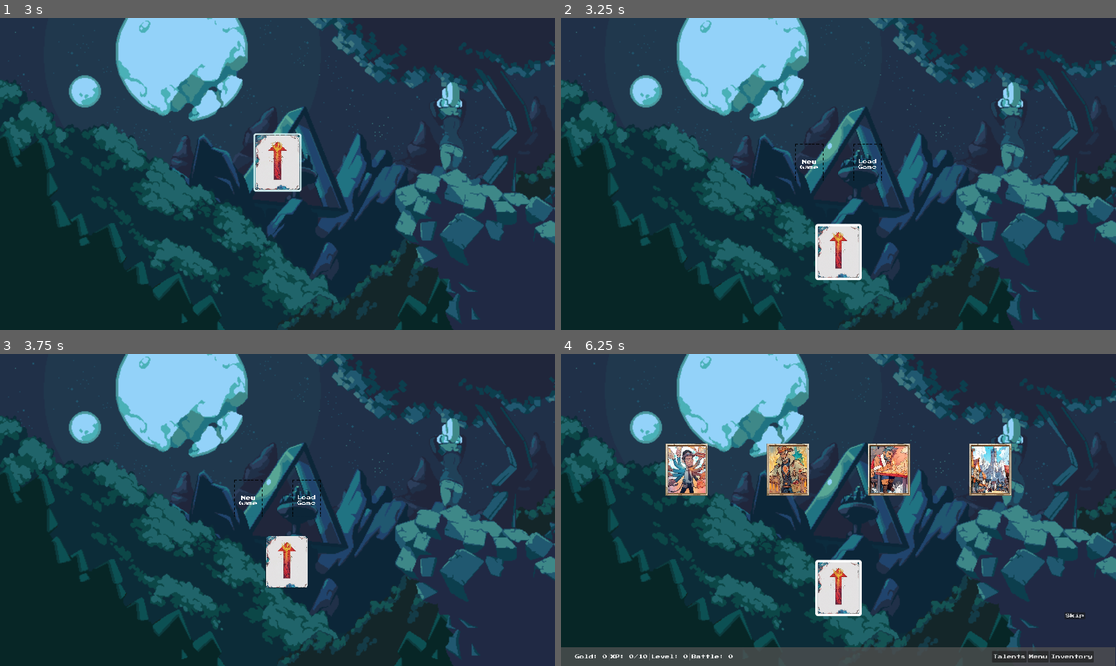
Above: before the commit, frames 1-4 (two rows, left to right).
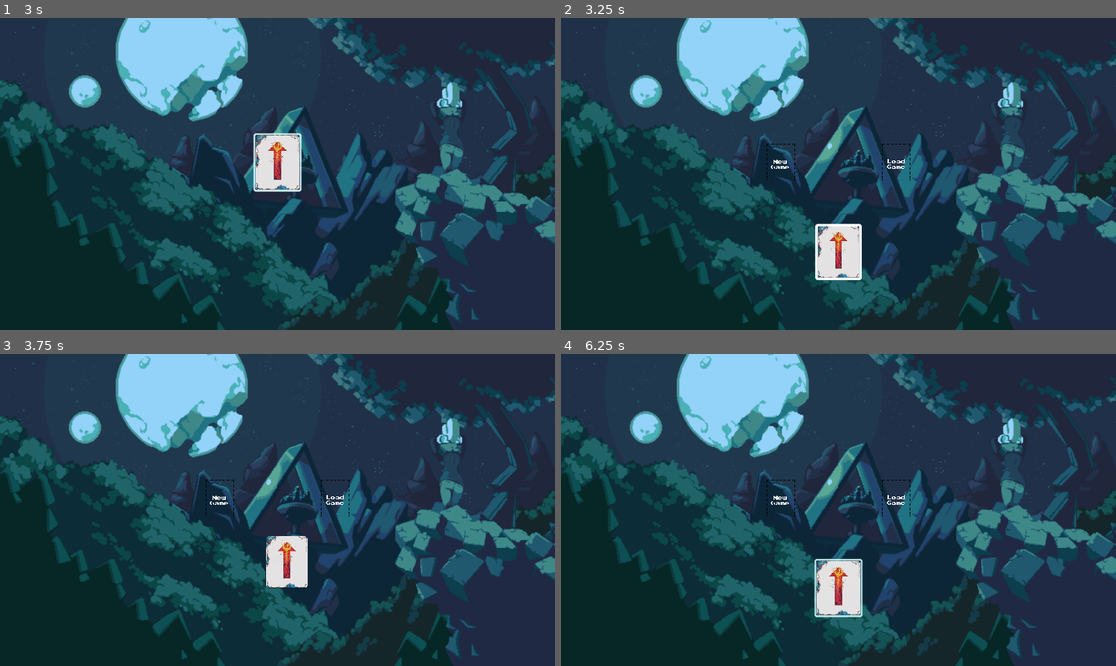
Above: after the commit, the same moments.

Repository: Smoopee/Battle-Cards
Game: Godot game, scene res://Scenes/UI/TitleScreen/title_screen.tscn
Two runs of this game, one before a commit and one after it. Both use one fixed random seed, a clock stepped at 60 frames per second and the inputs below.
Inputs (mouse positions are in pixels of both pictures, inside the frame that each line leads up to):
- Up to frame 1 (3 s): tap Enter at 0.5, 2.75 s; drag from (277, 252) to (277, 161) at 0.52 s; drag from (166, 189) to (277, 161) at 1.27 s; tap Space at 2 s; move the mouse to (333, 105) at 2.02 s; click (333, 105) at 2.17 s; drag from (249, 236) to (277, 161) at 2.77 s
- Up to frame 2 (3.25 s): no input
- Up to frame 3 (3.75 s): tap Space at 3.5 s; drag from (277, 588) to (305, 510) at 3.52 s
- Up to frame 4 (6.25 s): drag from (672, 463) to (866, 497) at 4.27 s; tap Enter at 5 s; move the mouse to (866, 510) at 5.02 s; click (866, 510) at 5.17 s; tap Space at 5.75 s; drag from (755, 432) to (727, 525) at 5.77 s

Frame 1 is identical in both runs. In frame 2, 0.2% of the frame differs, in the area x 37-63%, y 40-53%; in frame 3, 0.2%; in frame 4, 11%, in the area x 0-100%, y 28-100%.
Error before the commit: Invalid assignment of property or key 'bleeding_dmg' with value of type 'int' on a base object of type 'Nil'. (res://Scripts/Characters/Berserker/berserker.gd:…

Commit message:
changed spacing for beginning scenes

Diff:
--- a/Battle-Cards-main/Scripts/UI/ClassSelection/class_selection.gd
+++ b/Battle-Cards-main/Scripts/UI/ClassSelection/class_selection.gd
@@ -13,9 +13,9 @@
 func _ready():
 	screen_size = get_viewport_rect().size
 	card_selector_reference = $CardSelector
-	$BerserkerSelection.position = Vector2(Global.center_screen_x + 200, 500)
+	$BerserkerSelection.position = Vector2(Global.center_screen_x + 300, 500)
 	$BerserkerSelection2.position = Vector2(Global.center_screen_x, 500)
-	$BerserkerSelection3.position = Vector2(Global.center_screen_x - 200, 500)
+	$BerserkerSelection3.position = Vector2(Global.center_screen_x - 300, 500)
 
 func _process(delta):
 	if card_being_dragged:
--- a/Battle-Cards-main/Scripts/UI/StartScreen/start_screen.gd
+++ b/Battle-Cards-main/Scripts/UI/StartScreen/start_screen.gd
@@ -13,8 +13,8 @@
 func _ready():
 	screen_size = get_viewport_rect().size
 	card_selector_reference = $CardSelector
-	$NewGame.position = Vector2(Global.center_screen_x - 100, 500)
-	$LoadGame.position =  Vector2(Global.center_screen_x + 100, 500)
+	$NewGame.position = Vector2(Global.center_screen_x - 200, 500)
+	$LoadGame.position =  Vector2(Global.center_screen_x + 200, 500)
 
 func _process(delta):
 	if card_being_dragged:
